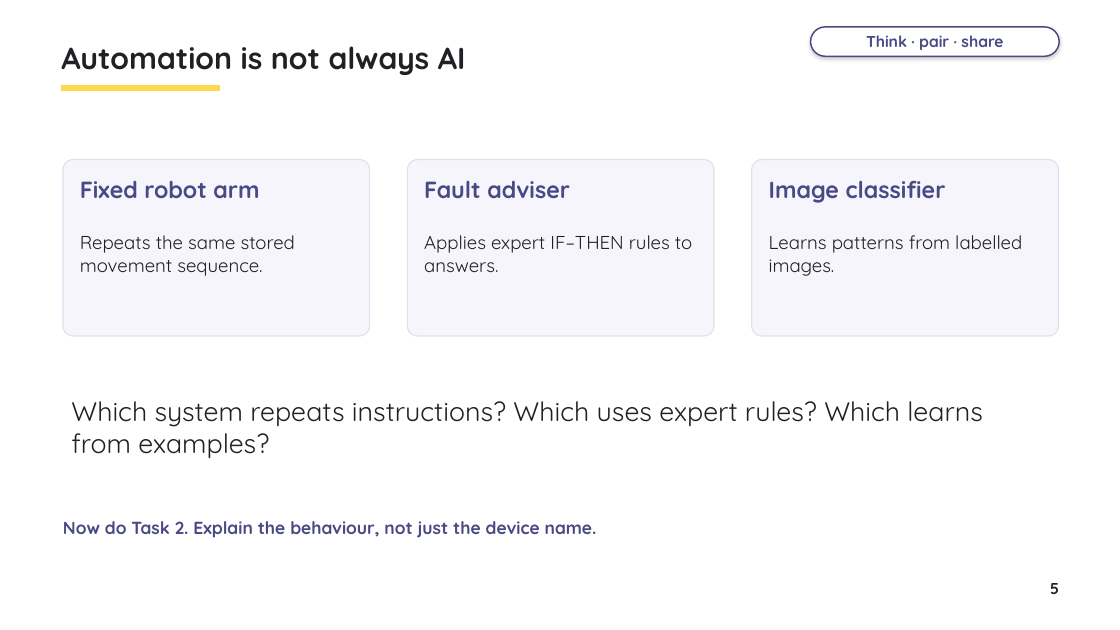
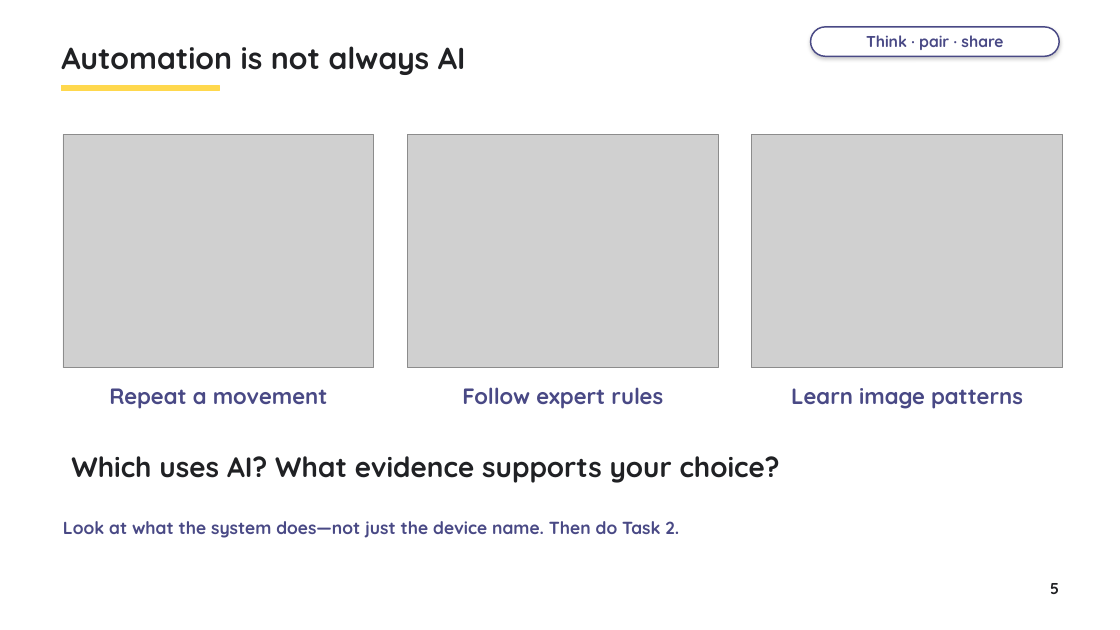
Before and after one commit to myk-sh/cs-lessons, a slide deck: slide 5 of 0478 P1/Artificial Intelligence/IGCSE_0478_Lesson_-_Artificial_Intelligence.pptx. Drawn at 1120x630 pixels with LibreOffice and Linux fonts; fonts in the diff are those of the drawing; grey boxes stand for pictures. Boxes give left, top, right and bottom in pixels: in the first picture for what was removed or moved away, otherwise in the second. Text is boxed around its words. In the diff, an @@ line names an element or a change of style, - is before the commit and + after.

```diff
--- a/0478 P1/Artificial Intelligence/IGCSE_0478_Lesson_-_Artificial_Intelligence.pptx
+++ b/0478 P1/Artificial Intelligence/IGCSE_0478_Lesson_-_Artificial_Intelligence.pptx
@@ picture added at [63,134,374,368] @@
@@ picture added at [408,134,718,368] @@
@@ picture added at [752,134,1063,368] @@
@@ rounded rectangle removed at [63,160,370,336] @@
@@ rounded rectangle removed at [408,160,714,336] @@
@@ rounded rectangle removed at [752,160,1059,336] @@
@@ text removed at [80,181,259,198] @@
-Fixed robot arm
@@ text removed at [424,180,570,198] @@
-Fault adviser
@@ text removed at [769,180,946,203] @@
-Image classifier
@@ text removed at [80,235,295,276] @@
-Repeats the same stored movement sequence.
@@ text removed at [424,235,692,272] @@
-Applies expert IF–THEN rules to answers.
@@ text removed at [769,235,1022,276] @@
-Learns patterns from labelled images.
@@ text added at [109,388,327,409], 19 pt, text #494985, bold @@
+Repeat a movement
@@ text added at [462,387,663,409], 19 pt, text #494985, bold @@
+Follow expert rules
@@ text added at [791,388,1023,409], 19 pt, text #494985, bold @@
+Learn image patterns
@@ text removed at [71,401,983,459] @@
-Which system repeats instructions? Which uses expert rules? Which learns from examples?
@@ text added at [71,456,780,483], 24 pt, text #202124, bold @@
+Which uses AI? What evidence supports your choice?
@@ text at [63,521,679,538]: text changed @@
-Now do Task 2. Explain the behaviour, not just the device name.
+Look at what the system does—not just the device name. Then do Task 2.
```
Also in this commit, not shown: 13 other slides changed, 1 slide added, 1 slide removed, 48 other files.
